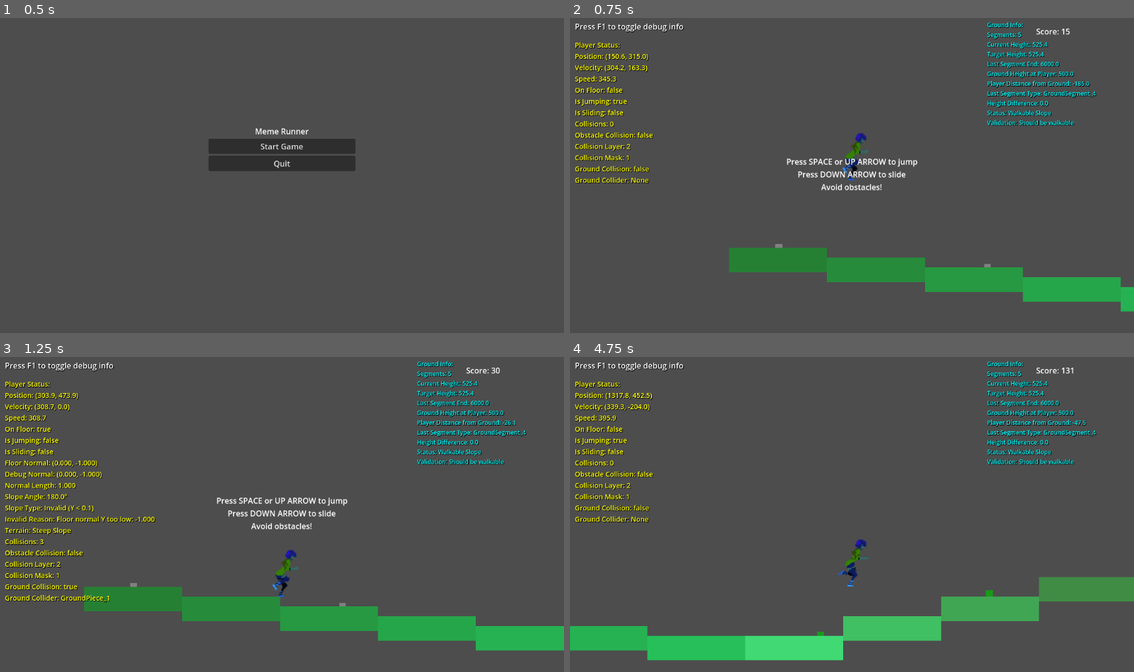
Above: before the commit, frames 1-4 (two rows, left to right).
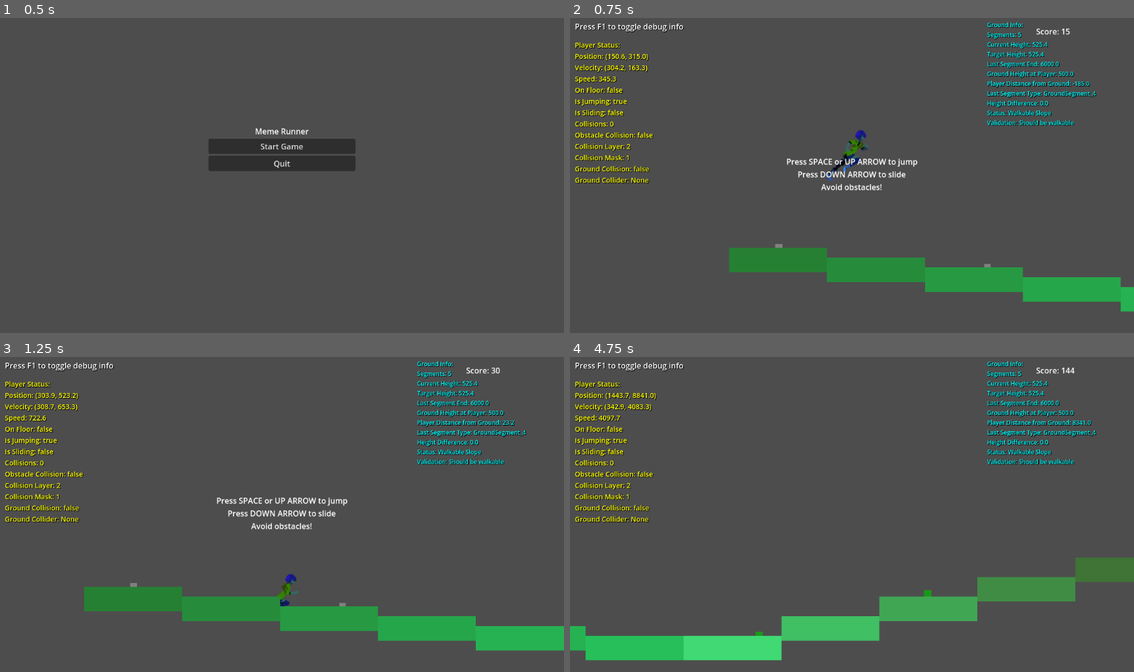
Above: after the commit, the same moments.

Repository: DeweyHur/meme_runner
Game: Godot game, scene res://scenes/MainMenu.tscn
Same seed, same stepped clock (60 frames per second), same inputs: the game is played once before the commit and once after it.
Inputs:
- Up to frame 1 (0.5 s): no input
- Up to frame 2 (0.75 s): click "Start Game" at 0.5 s
- Up to frame 3 (1.25 s): no input
- Up to frame 4 (4.75 s): tap Space (jump) at 1.25, 1.52, 2, 2.27, 2.75, 3.5, 3.77, 4.52 s; hold Shift (slide) 1.28-2.03 s; hold Up (ui_up) 1.28-2.78 s; tap Shift (slide) at 2.1, 3.6 s; hold Down (ui_down) 2.78-3.53 s; hold Shift (slide) 2.78-3.53 s; hold Up (ui_up) from 3.53 s (still down); tap F at 4.25 s; hold Shift (slide) from 4.28 s (still down)

Frame 1 is identical in both runs. In frame 2, 0.3% of the frame differs, in the area x 45-53%, y 35-52%; in frame 3, 2.9%; in frame 4, 8.1%, in the area x 2-100%, y 3-97%.

Commit message:
Fix inverted floor normal issue - correct collision shape positioning and improve detection logic

Diff:
--- a/scenes/Player.tscn
+++ b/scenes/Player.tscn
@@ -59,7 +59,7 @@
 sprite_frames = SubResource("SpriteFrames_jfpux")
 animation = &"run"
 autoplay = "run"
-frame_progress = 0.220693
+frame_progress = 0.733315
 
 [node name="Camera2D" type="Camera2D" parent="."]
 position_smoothing_enabled = true
--- a/scripts/Player.gd
+++ b/scripts/Player.gd
@@ -42,21 +42,13 @@
 		debug_info["floor_normal_y"] = floor_normal.y
 		debug_info["floor_normal_length"] = floor_normal.length()
 
-		# Validate floor normal to prevent invalid angles
-		if floor_normal.y < 0.1:  # If floor normal is too horizontal, something is wrong
-			# Force player to fall
-			velocity.y += gravity * 2.0
-			debug_info["slope_type"] = "Invalid (Y < 0.1)"
-			debug_info["invalid_reason"] = "Floor normal Y too low: %.3f" % floor_normal.y
-			return
-
-		# Additional validation for extreme angles (like 180 degrees)
+		# Check for inverted floor normal (Y < 0) - this indicates upside down collision
 		if floor_normal.y < 0.0:  # Negative Y means upside down or invalid
 			# Force player to fall and reset position
 			velocity.y += gravity * 3.0
-			debug_info["slope_type"] = "Extreme Angle (Y < 0)"
-			debug_info["invalid_reason"] = "Negative floor normal Y: %.3f" % floor_normal.y
-			print("Extreme slope angle detected! Forcing fall...")
+			debug_info["slope_type"] = "Inverted Floor (Y < 0)"
+			debug_info["invalid_reason"] = "Floor normal Y is negative: %.3f" % floor_normal.y
+			print("Inverted floor normal detected! Floor normal: ", floor_normal)
 			return
 
 		# Check for 180 degree angle (floor normal pointing straight up)
@@ -66,6 +58,14 @@
 			print("180° angle detected! Floor normal: ", floor_normal)
 			# Force player to fall
 			velocity.y += gravity * 2.0
+			return
+
+		# Validate floor normal to prevent invalid angles
+		if floor_normal.y < 0.1:  # If floor normal is too horizontal, something is wrong
+			# Force player to fall
+			velocity.y += gravity * 2.0
+			debug_info["slope_type"] = "Invalid (Y < 0.1)"
+			debug_info["invalid_reason"] = "Floor normal Y too low: %.3f" % floor_normal.y
 			return
 
 		# If we're on a slope (not flat ground)
--- a/scripts/ProceduralGround.gd
+++ b/scripts/ProceduralGround.gd
@@ -180,6 +180,11 @@
 				if child is CollisionShape2D:
 					# Ensure collision shape is valid
 					if child.shape:
+						# Check if collision position is correct (should be at top surface)
+						var expected_y = piece.position.y - ground_height
+						if abs(child.position.y - expected_y) > 1.0:
+							print("Fixing collision position for piece %d in segment %s" % [i, segment.name])
+							child.position.y = expected_y
 						print("Validated ground piece %d in segment %s" % [i, segment.name])
 
 func create_ground_segment(length: int, terrain_type: String) -> Node2D:
@@ -207,12 +212,13 @@
 	# Calculate height for this piece based on terrain type
 	var piece_height = calculate_piece_height(index, total_length, terrain_type)
 
-	# Create collision shape
+	# Create collision shape - ensure it's oriented correctly for ground detection
 	var collision = CollisionShape2D.new()
 	var shape = RectangleShape2D.new()
 	shape.size = Vector2(segment_width, ground_height)
 	collision.shape = shape
-	collision.position = Vector2(0, piece_height - ground_height/2)
+	# Position collision shape so the top surface is at piece_height
+	collision.position = Vector2(0, piece_height - ground_height)
 	ground_piece.add_child(collision)
 
 	# Create visual representation
@@ -221,6 +227,9 @@
 
 	# Position the piece
 	ground_piece.position = Vector2(index * segment_width, 0)
+
+	# Debug: print collision setup
+	print("Created ground piece %d at height %.1f, collision at %.1f" % [index, piece_height, collision.position.y])
 
 	return ground_piece
 
